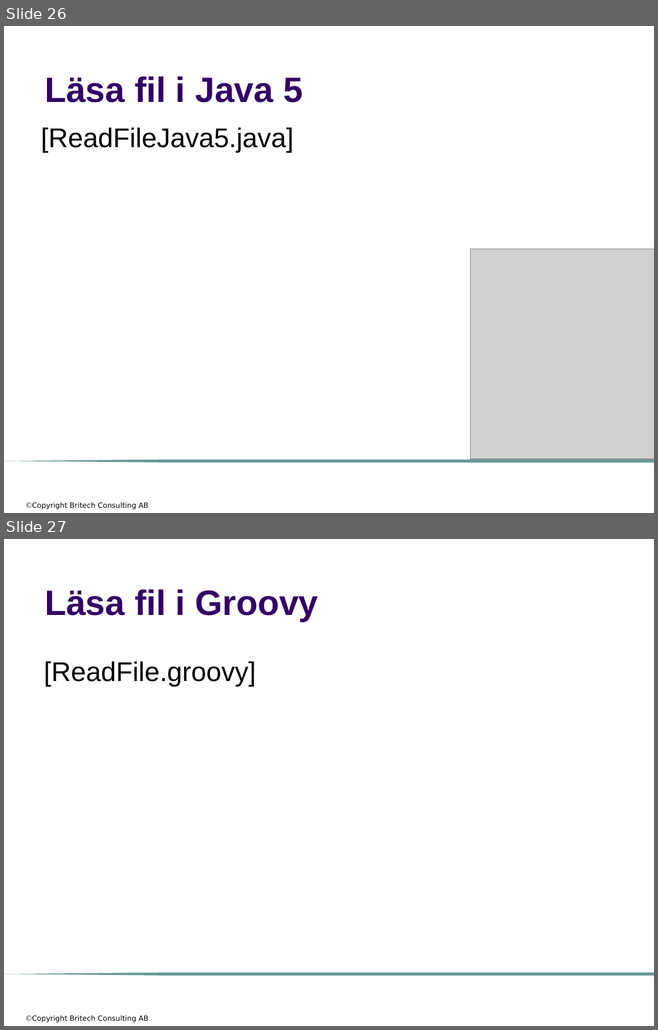
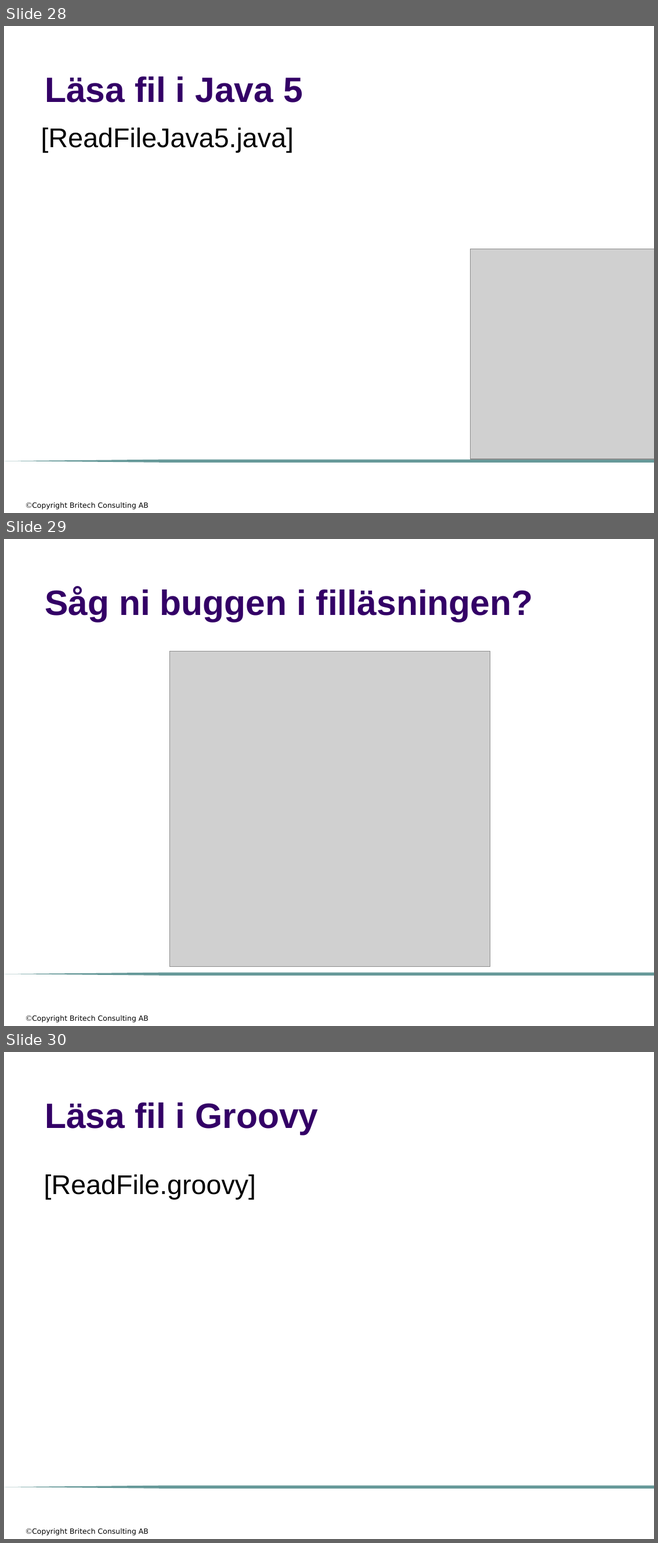
Before and after one commit to me97esn/groovyseminarium, a slide deck: groovyseminarie/dokument/groovyseminarium_source_w_logo.pptx. Shown one above the other, each under a label of ours: slides 26 and 27 before the commit, slides 28, 29 and 30 after it. The pictures are 658x1030 and 658x1543 pixels, drawn with LibreOffice and Linux fonts; fonts in the diff are those of the drawing; grey boxes stand for pictures; background and template pictures are left out. Boxes give left, top, right and bottom in pixels: in the first picture for what was removed or moved away, otherwise in the second. Text is boxed around its words. In the diff, an @@ line names an element or a change of style, - is before the commit and + after.

```diff
--- a/groovyseminarie/dokument/groovyseminarium_source_w_logo.pptx
+++ b/groovyseminarie/dokument/groovyseminarium_source_w_logo.pptx
@@ slide 29 added at (4, 539, 654, 1026), background #FFFFFF; not listed: 2 template elements that a slide beside it also shows @@
@@ title added at (45, 587, 533, 621), 39 pt, text #330066, bold @@
+Såg ni buggen i filläsningen?
@@ picture added at (170, 651, 490, 966) @@
@@ what was slide 26 is now slide 28 @@
@@ what was slide 27 is now slide 30 @@
```
Also in this commit, not shown: 5 slides changed, 3 other slides added, 6 other files.
